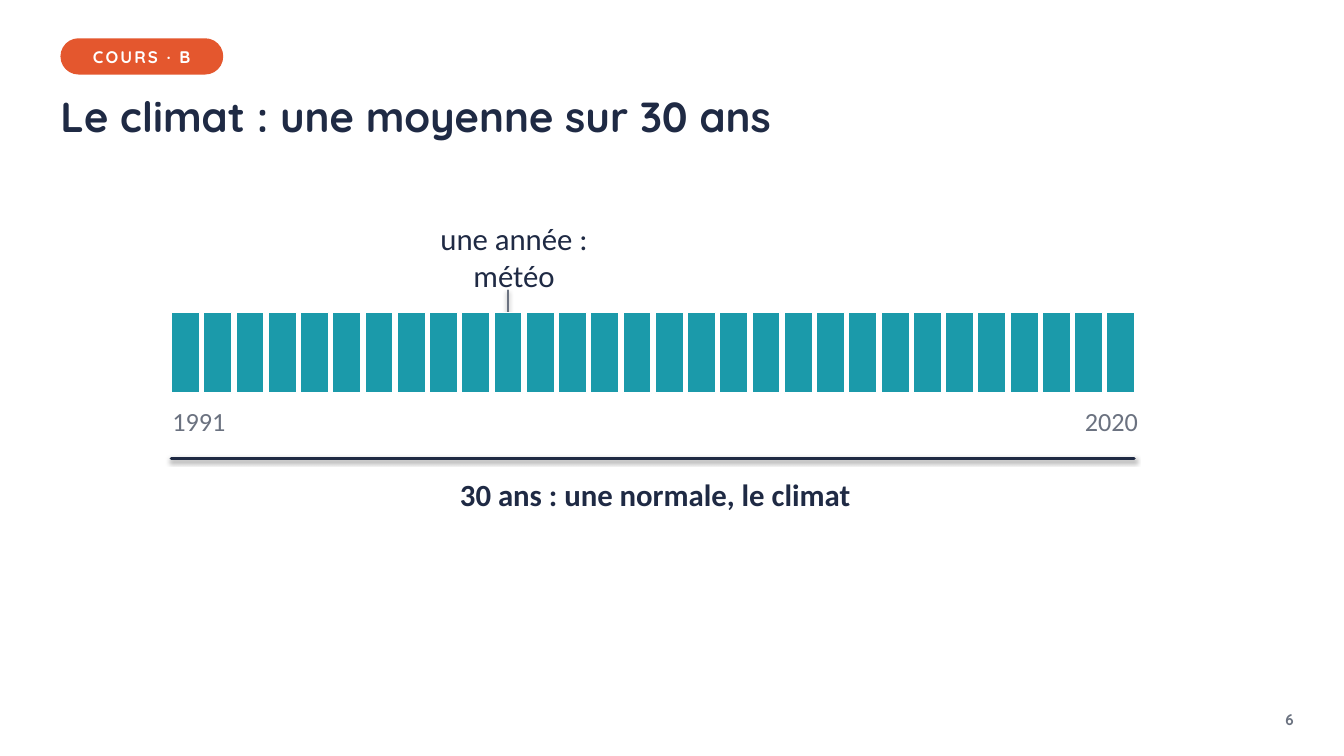
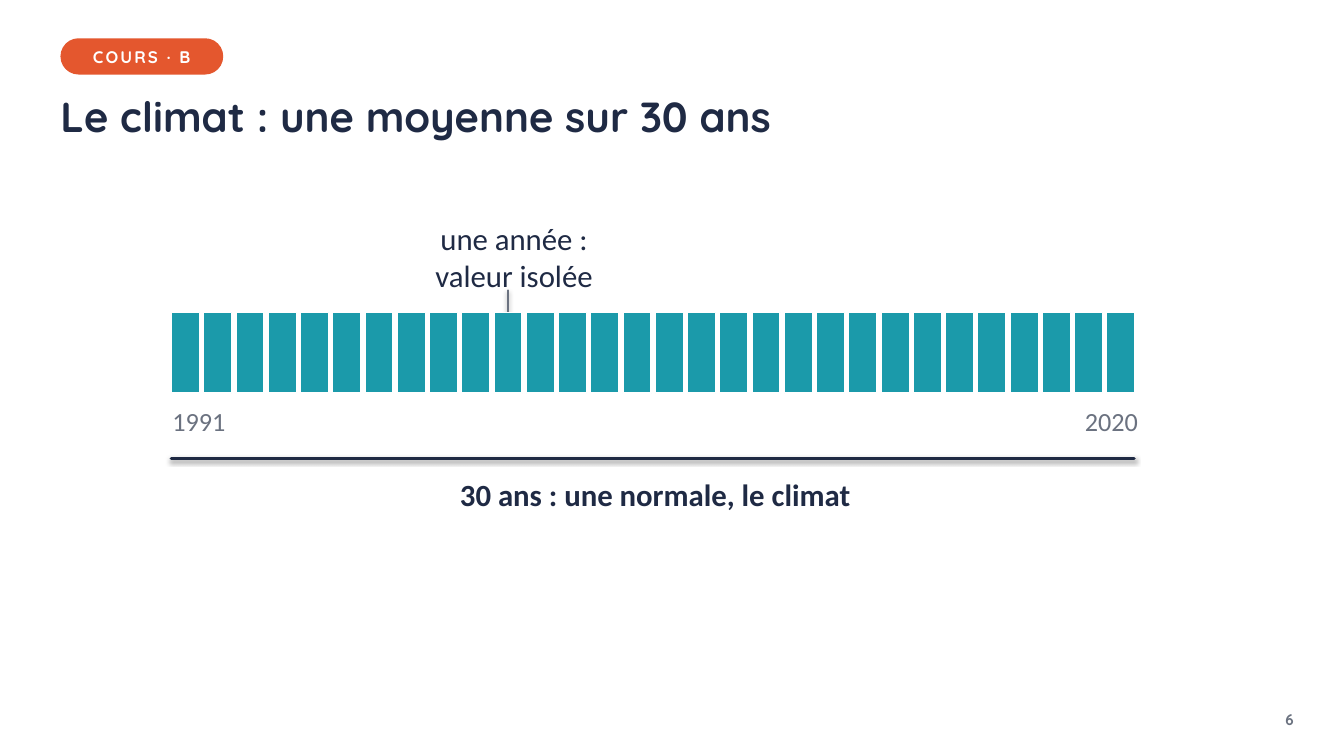
Before and after one commit to VinceIXIV/SVT-cour, a slide deck: slide 6 of cours/4e/S07-meteo-et-climat-quelle-difference/4e-S07-diaporama.pptx. Drawn at 1344x756 pixels with LibreOffice and Linux fonts; fonts in the diff are those of the drawing. Boxes give left, top, right and bottom in pixels: in the first picture for what was removed or moved away, otherwise in the second. Text is boxed around its words. In the diff, an @@ line names an element or a change of style, - is before the commit and + after.

```diff
--- a/cours/4e/S07-meteo-et-climat-quelle-difference/4e-S07-diaporama.pptx
+++ b/cours/4e/S07-meteo-et-climat-quelle-difference/4e-S07-diaporama.pptx
@@ text at bbox=[435, 265, 593, 295]: text changed @@
-météo
+valeur isolée
```
Also in this commit, not shown: 2 other slides changed, 41 other files.
